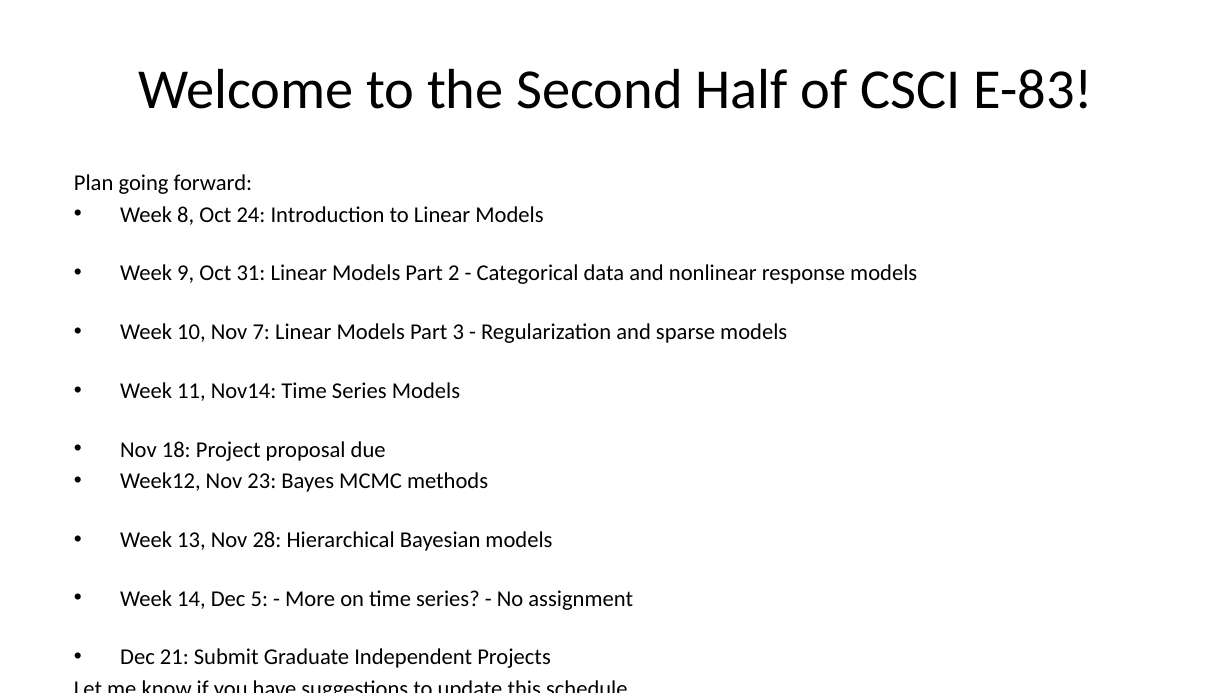
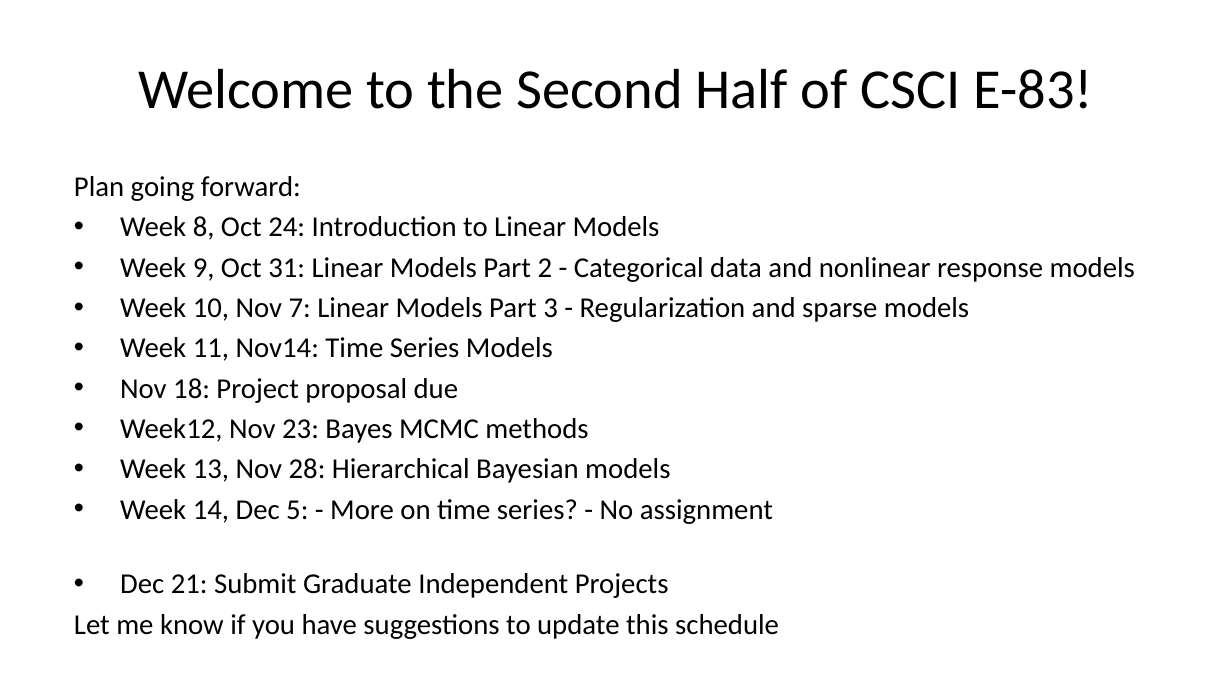
Before and after one commit to StephenElston/CSCI-E-83, a slide deck: slide 2 of LectureSlides/08_IntroductionToLinearModels.pptx. Drawn at 1232x693 pixels with LibreOffice and Linux fonts; fonts in the diff are those of the drawing. Boxes give left, top, right and bottom in pixels: in the first picture for what was removed or moved away, otherwise in the second. Text is boxed around its words. In the diff, an @@ line names an element or a change of style, - is before the commit and + after.

Commit message:
Updated linear model example slides

```diff
--- a/LectureSlides/08_IntroductionToLinearModels.pptx
+++ b/LectureSlides/08_IntroductionToLinearModels.pptx
@@ text "Plan going forward:" at <box>74,176,1135,639</box>: size 13.2 to 16.8 pt @@
```
Also in this commit, not shown: 3 other slides changed, 3 slides added, 1 slide removed.
